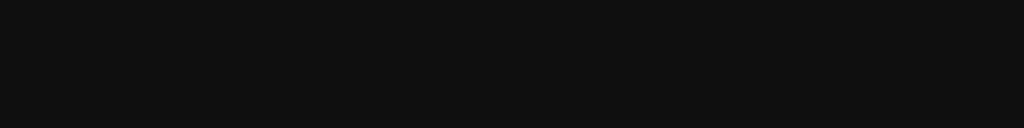
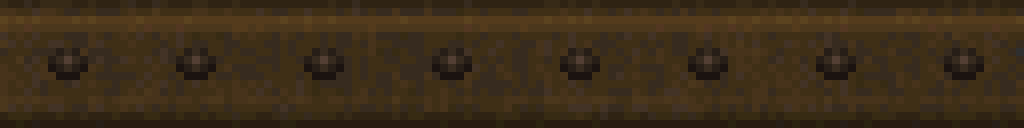
Layer changes from the first 1024×128 image to the second:
hid "background gloss" over 0, 0, 1024, 128
added layer "tech04_bolts" above "tech04_6.tga" over 48, 48, 984, 80
showed "tech04_6.tga" over 0, 0, 1024, 128
showed "tech04_5.tga" over 0, 0, 1024, 128
showed "tech04_2.tga" over 0, 0, 1024, 128
showed "tech04_1.tga" over 0, 0, 1024, 128
